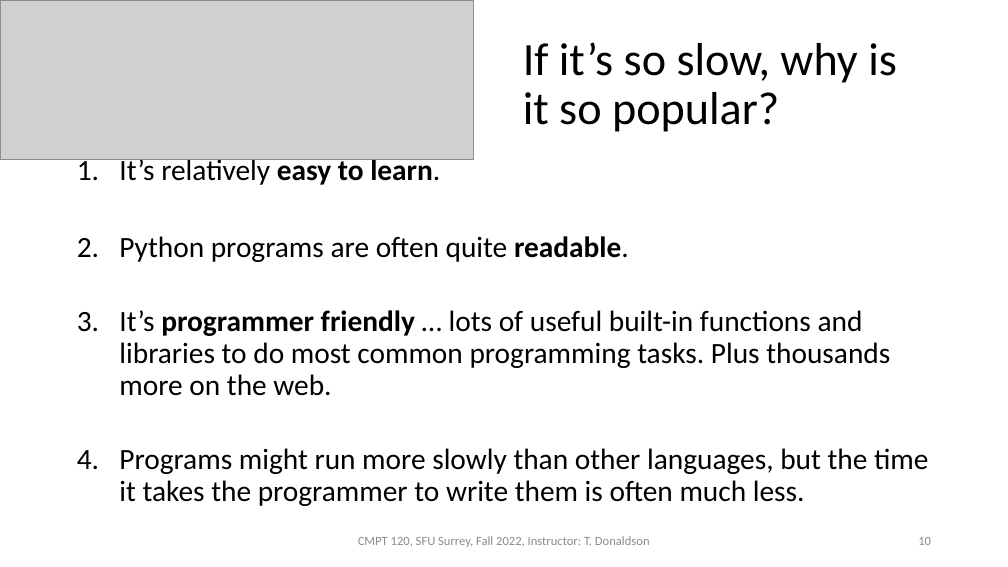
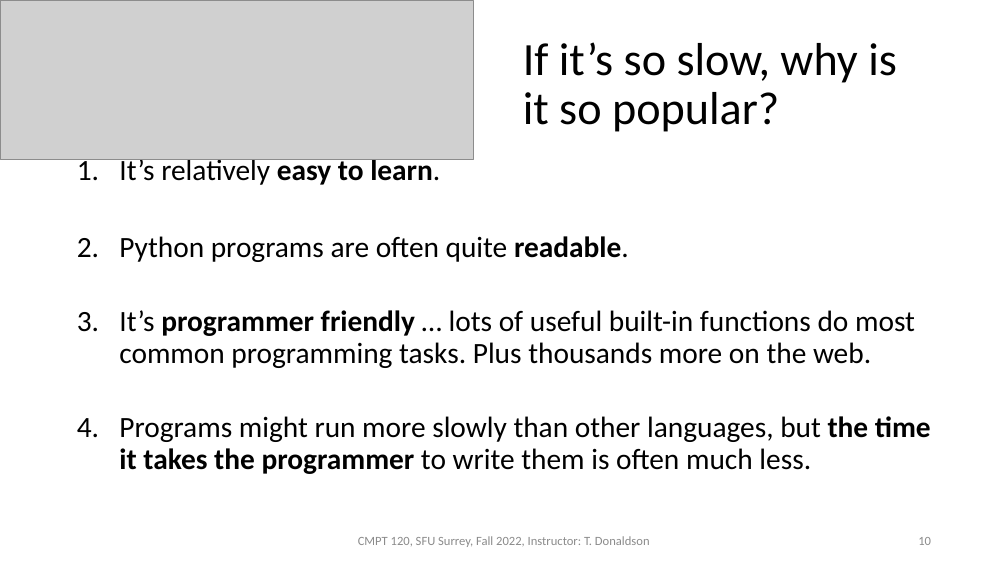
Before and after one commit to tjd1234/cmpt120fall2022, a slide deck: slide 10 of lectures/lecture1/lecture1.pptx. Drawn at 1008x567 pixels with LibreOffice and Linux fonts; fonts in the diff are those of the drawing; grey boxes stand for pictures. Boxes give left, top, right and bottom in pixels: in the first picture for what was removed or moved away, otherwise in the second. Text is boxed around its words. In the diff, an @@ line names an element or a change of style, - is before the commit and + after.

```diff
--- a/lectures/lecture1/lecture1.pptx
+++ b/lectures/lecture1/lecture1.pptx
@@ text at bbox=[119, 310, 915, 368]: text changed @@
-3. It’s programmer friendly … lots of useful built-in functions and libraries to do most common programming tasks. Plus thousands more on the web.
+3. It’s programmer friendly … lots of useful built-in functions do most common programming tasks. Plus thousands more on the web.
@@ text at bbox=[119, 416, 931, 474]: bold on in "the time it takes the programmer" @@
```
Also in this commit, not shown: 2 other slides changed, 9 other files.
